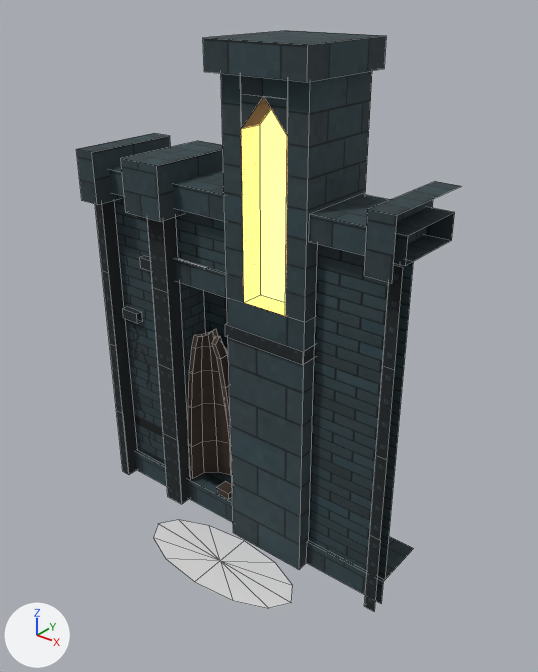
Renders of the FBX model pit-scene/kit/fbx/T1_Mid_A.fbx from each side of a commit.
The view is the same before and after, from a 50 mm camera at (5.4, -5.96, 6.89) aimed at (0.59, 0.05, 3.15). Lighting does not change. The marker at lower left points along +X, +Y and +Z. The picture after the commit comes second. Mesh edges are drawn as thin lines. Where no turn or scale is listed for an object, it has been applied to the vertices.

Names of what the first picture shows: 'T1_Mid_A'.
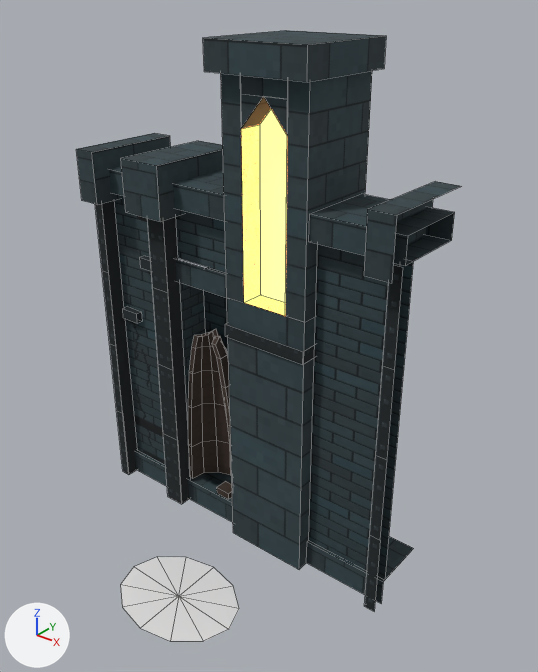
What changed in the scene script:
```text
Change me_t1_mid_a:
    used by ob_t1_mid_a; location = (0.0, 0.0, 0.0)
    remove me_t1_mid_a.from_pydata(...)  # 300 vertices, 199 faces; spans x -2.25..2.25, y -1.03..1.2, z 0.0..6.32
    add me_t1_mid_a.from_pydata(...)  # 300 vertices, 199 faces; spans x -2.25..2.25, y -2.02..1.2, z 0.0..6.32
    me_t1_mid_a part 1: the loose piece of 13 vertices spanning x -0.89..1.41, y -1.03..-0.07, z 0.05 is scaled about its middle by (0.696, 1.29, 1.3), then moved by (0.1, -0.85, 0.11)
```

Pixel boxes (x1, y1, x2, y2) of what changed, in the pictures (538 x 672 px; the box of a moved part takes in the faces that stretch with it):
'T1_Mid_A', reshaped
    before: (76, 30, 461, 611)
    after: (76, 30, 461, 642)
part 1 of me_t1_mid_a, moved or reshaped
    before: (153, 520, 293, 609)
    after: (120, 557, 239, 642)
